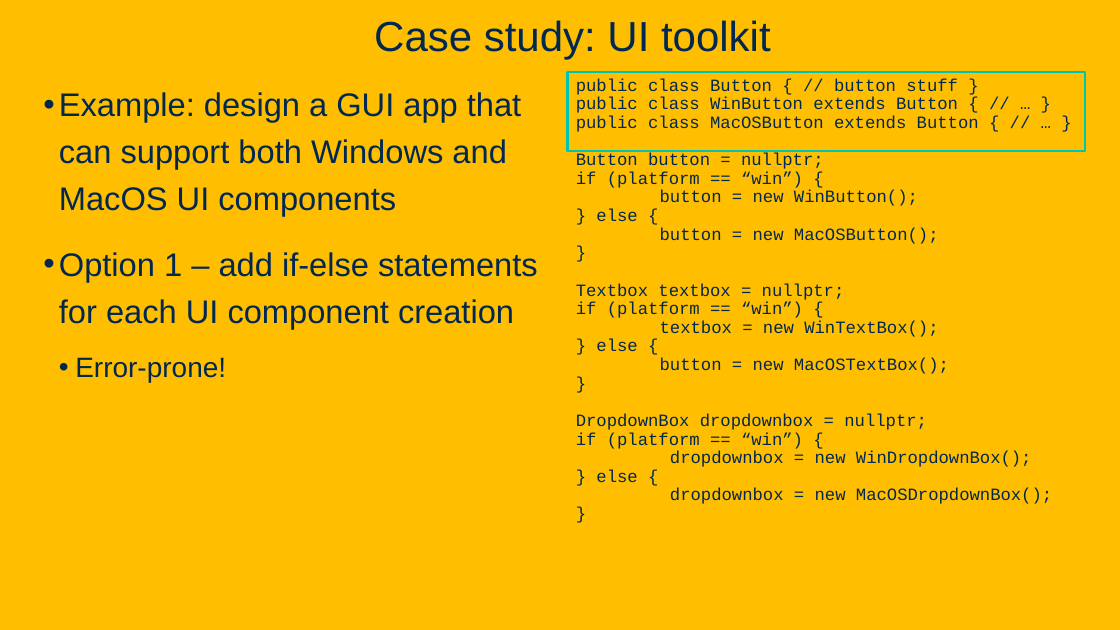
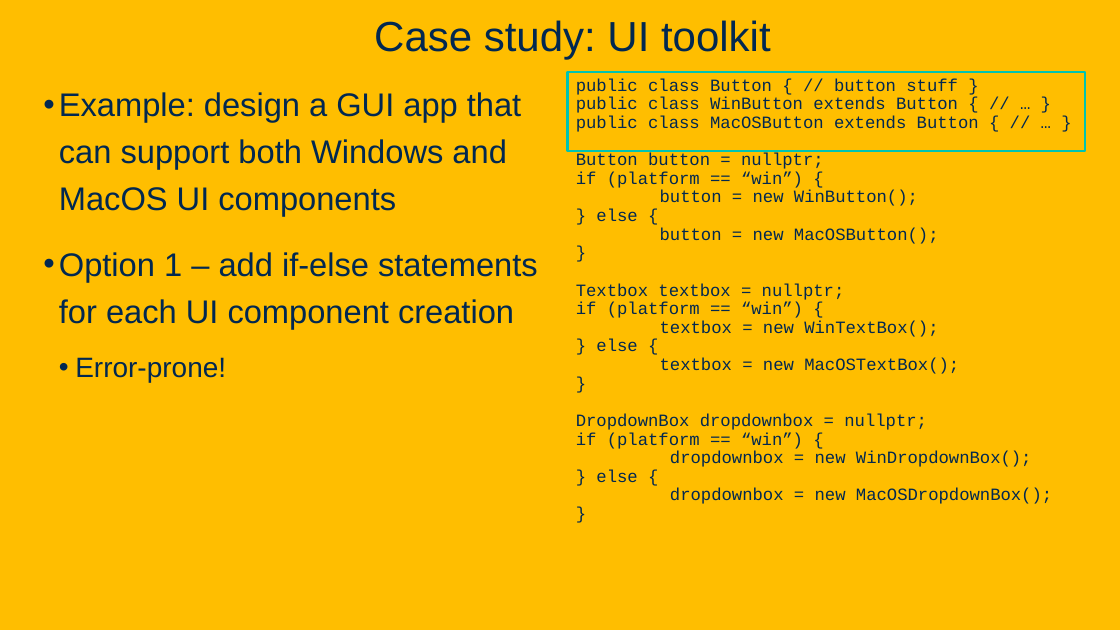
Before and after one commit to davsec-teaching/ECS_160, a slide deck: slide 30 of slides/DesignPatterns.pptx (slide 29 before the commit). Drawn at 1120x630 pixels with LibreOffice and Linux fonts; fonts in the diff are those of the drawing; background and template pictures are left out. Boxes give left, top, right and bottom in pixels: in the first picture for what was removed or moved away, otherwise in the second. Text is boxed around its words. In the diff, an @@ line names an element or a change of style, - is before the commit and + after.

```diff
--- a/slides/DesignPatterns.pptx
+++ b/slides/DesignPatterns.pptx
@@ text at (576, 284, 959, 374): text changed @@
-Textbox textbox = nullptr;
-if (platform == “win”) {
-textbox = new WinTextBox();
-} else {
-button = new MacOSTextBox();
-}
+Textbox textbox = nullptr;
+if (platform == “win”) {
+textbox = new WinTextBox();
+} else {
+textbox = new MacOSTextBox();
+}
```
Also in this commit, not shown: 18 other slides changed, 1 slide added, 1 other file.
